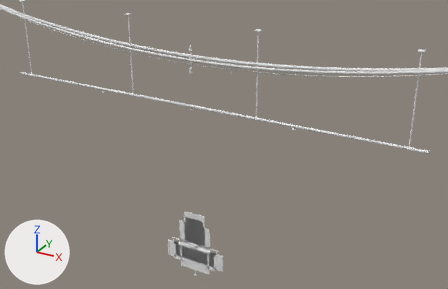
The glTF model assets/eclipse/kit/pasaje_overhead.glb: old version first, new version second.
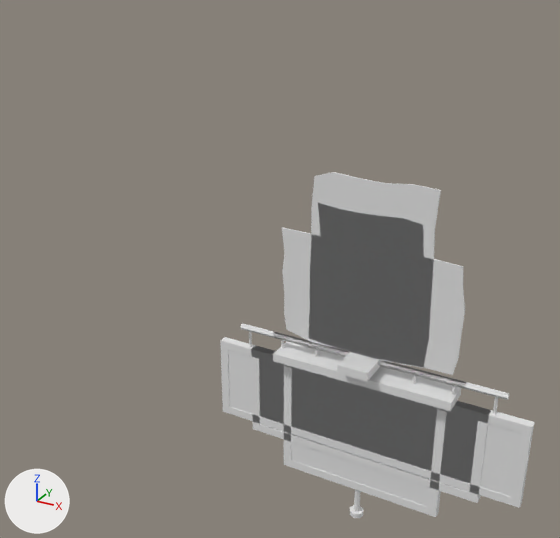
Each version appears first from a 50 mm lens placed at (5.61, -8.99, 6.8), pointed at (0.2, 0.85, 1.88), and next in a close-up from a 50 mm lens placed at (0.95, -2.38, 1.47), pointed at (-0.27, -0.17, 0.36). Arrows for +X, +Y and +Z are at lower left; the lights stay in place. The last two pictures show the newer version.

Names of what the first close-up shows: 'drop_rod', 'poster_a', 'poster_b', 'poster_c', 'sign_board_a', 'sign_board_b', 'sign_board_c'.
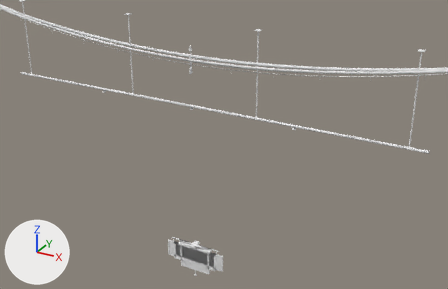
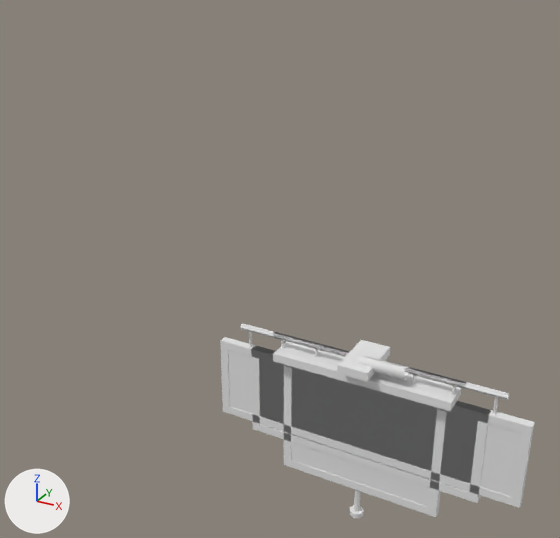
The change in detail:
Mesh me_bill_curl is new.
It has 44 vertices, 84 faces and spans x 0.0..0.18, y -0.064..0.0, z -0.032..0.026.
It uses material mat_paper (white #e7e7e7).
Object 'poster_a' (ob_poster_a) is deleted.
Object 'poster_b' (ob_poster_b) is deleted.
Object 'poster_c' (ob_poster_c) is deleted.
Object 'bill_curl' (ob_bill_curl) is new; it shows me_bill_curl.
Its location is (0.0, 0.0, 0.0).

Boxes [x1, y1, x2, y2] around the edits, measured in the close-ups (560 x 538 px):
'poster_c', deleted
    before: [282, 227, 465, 375]
    faces in mat_sign (white #e7e7e7): [291, 240, 454, 365]
    faces in mat_paper (white #e7e7e7): [282, 227, 465, 375]
'poster_a', deleted
    before: [308, 172, 441, 368]
    faces in mat_sign (white #e7e7e7): [316, 182, 428, 357]
    faces in mat_paper (white #e7e7e7): [308, 172, 441, 368]
'poster_b', deleted
    before: [315, 203, 424, 361]
    faces in mat_sign (white #e7e7e7): [326, 218, 414, 355]
    faces in mat_paper (white #e7e7e7): [315, 203, 424, 361]
'bill_curl', added
    after: [358, 356, 410, 380]
